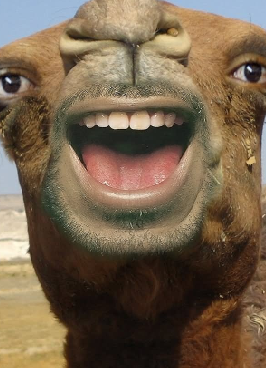
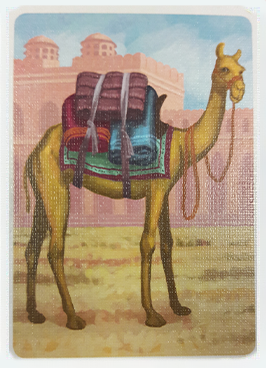
Comparing the layer stacks of the two (266, 368) images. Changes:
added layer "Layer 1" above "Background" over (9, 5, 257, 362)
added layer "Background" over (0, 0, 266, 368)
